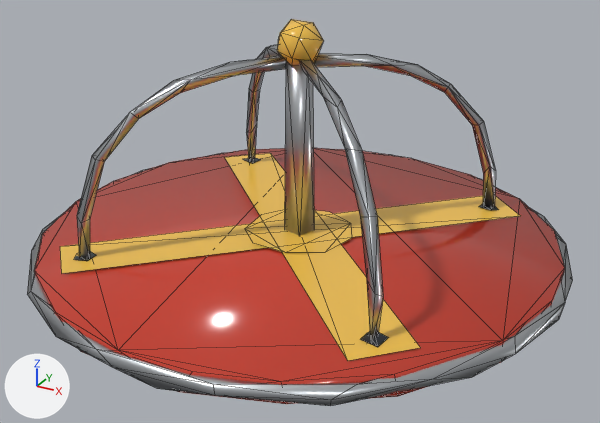
What one commit did to the glTF model web/public/assets/models/playground/merryGoRound.far.glb.
Both versions are drawn from a 50 mm lens placed at (1.357, -2.463, 1.572), pointed at (0.034, -0.058, 0.369). The axes (+X, +Y, +Z) are drawn at lower left. The lights are the same throughout. The picture after the commit comes second. Mesh edges are drawn as thin lines.

Names of what the first picture shows: 'merryGoRound_far'.
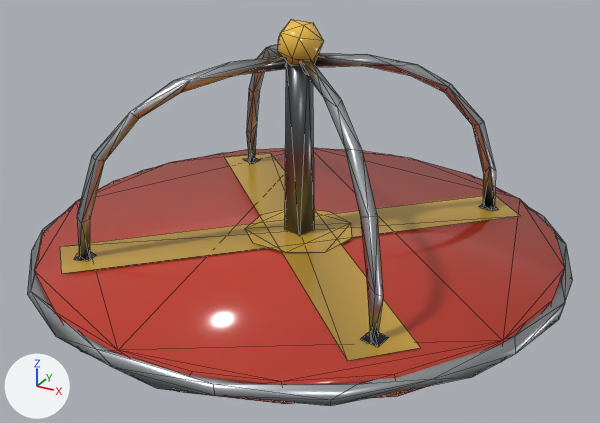
Where the change shows, as pixel boxes (x1, y1, x2, y2) in the pictures (600 x 423 px; the box of a moved part takes in the faces that stretch with it):
'merryGoRound_far', recoloured, reshaped (darker)
    both: (27, 19, 573, 406)
part 1 of me_merrygoround_far, moved or reshaped
    both: (277, 19, 324, 66)

What changed in the scene script:
```text
Change mat_steel:
    where n0 = _N.new('ShaderNodeBsdfPrincipled'); n0.name = 'Principled BSDF'
    remove n0.inputs[0].default_value = (0.107, 0.12, 0.138, 1.0)  # 'Base Color', dark grey #5c6168
    add n2 = _N.new('ShaderNodeMix'); n2.name = 'Mix'
    add n2.data_type = 'RGBA'
    add n2.blend_type = 'MULTIPLY'
    add n2.inputs[0].default_value = 1.0  # 'Factor'
    add n2.inputs[7].default_value = (0.107, 0.12, 0.138, 1.0)  # 'B', dark grey #5c6168
    add n3 = _N.new('ShaderNodeVertexColor'); n3.name = 'Color Attribute'
    add _L.new(n2.outputs[2], n0.inputs[0])  # 'Result' to 'Base Color'
    add _L.new(n3.outputs[0], n2.inputs[6])  # 'Color' to 'A'
Change mat_platform:
    where n0 = _N.new('ShaderNodeBsdfPrincipled'); n0.name = 'Principled BSDF'
    remove n0.inputs[0].default_value = (0.578, 0.0513, 0.0284, 1.0)  # 'Base Color', red #c8402f
    add n2 = _N.new('ShaderNodeMix'); n2.name = 'Mix'
    add n2.data_type = 'RGBA'
    add n2.blend_type = 'MULTIPLY'
    add n2.inputs[0].default_value = 1.0  # 'Factor'
    add n2.inputs[7].default_value = (0.578, 0.0513, 0.0284, 1.0)  # 'B', red #c8402f
    add n3 = _N.new('ShaderNodeVertexColor'); n3.name = 'Color Attribute'
    add _L.new(n2.outputs[2], n0.inputs[0])  # 'Result' to 'Base Color'
    add _L.new(n3.outputs[0], n2.inputs[6])  # 'Color' to 'A'
Change mat_rail:
    where n0 = _N.new('ShaderNodeBsdfPrincipled'); n0.name = 'Principled BSDF'
    remove n0.inputs[0].default_value = (0.546, 0.571, 0.597, 1.0)  # 'Base Color', light grey #c3c7cb
    add n2 = _N.new('ShaderNodeMix'); n2.name = 'Mix'
    add n2.data_type = 'RGBA'
    add n2.blend_type = 'MULTIPLY'
    add n2.inputs[0].default_value = 1.0  # 'Factor'
    add n2.inputs[7].default_value = (0.546, 0.571, 0.597, 1.0)  # 'B', light grey #c3c7cb
    add n3 = _N.new('ShaderNodeVertexColor'); n3.name = 'Color Attribute'
    add _L.new(n2.outputs[2], n0.inputs[0])  # 'Result' to 'Base Color'
    add _L.new(n3.outputs[0], n2.inputs[6])  # 'Color' to 'A'
Change mat_deck:
    where n0 = _N.new('ShaderNodeBsdfPrincipled'); n0.name = 'Principled BSDF'
    remove n0.inputs[0].default_value = (0.888, 0.533, 0.0762, 1.0)  # 'Base Color', yellow #f2c14e
    add n2 = _N.new('ShaderNodeMix'); n2.name = 'Mix'
    add n2.data_type = 'RGBA'
    add n2.blend_type = 'MULTIPLY'
    add n2.inputs[0].default_value = 1.0  # 'Factor'
    add n2.inputs[7].default_value = (0.888, 0.533, 0.0762, 1.0)  # 'B', yellow #f2c14e
    add n3 = _N.new('ShaderNodeVertexColor'); n3.name = 'Color Attribute'
    add _L.new(n2.outputs[2], n0.inputs[0])  # 'Result' to 'Base Color'
    add _L.new(n3.outputs[0], n2.inputs[6])  # 'Color' to 'A'
Change me_merrygoround_far:
    where me_merrygoround_far.from_pydata(...)  # 399 vertices, 713 faces; spans x -0.98..0.98, y -0.98..0.98, z 0.0..1.04
    me_merrygoround_far part 1
    me_merrygoround_far.vertices[384].co: (0.03, 0.06, 0.91) -> (0.03, 0.04, 1.03)  # not seen -> pixel (313, 22)
    me_merrygoround_far.vertices[385].co: (0.03, 0.04, 1.03) -> (0.05, 0.01, 0.89)  # pixel (313, 22) -> pixel (314, 64)
    me_merrygoround_far.vertices[386].co: (0.05, 0.01, 0.89) -> (0.06, -0.03, 0.91)  # pixel (314, 64) -> pixel (312, 61)
    me_merrygoround_far.vertices[387].co: (0.06, -0.03, 0.91) -> (0.03, -0.03, 1.03)  # pixel (312, 61) -> pixel (303, 25)
    me_merrygoround_far.vertices[388].co: (0.03, -0.03, 1.03) -> (0.01, -0.08, 0.93)  # pixel (303, 25) -> pixel (292, 58)
    me_merrygoround_far.vertices[389].co: (0.01, -0.08, 0.93) -> (0.04, -0.07, 0.99)  # pixel (292, 58) -> pixel (299, 38)
    me_merrygoround_far.vertices[390].co: (0.04, -0.07, 0.99) -> (-0.05, -0.06, 0.94)  # pixel (299, 38) -> pixel (277, 51)
    me_merrygoround_far.vertices[391].co: (-0.05, -0.06, 0.94) -> (-0.01, -0.04, 0.89)  # pixel (277, 51) -> pixel (291, 66)
    me_merrygoround_far.vertices[392].co: (-0.01, -0.04, 0.89) -> (-0.04, -0.06, 1.0)  # pixel (291, 66) -> pixel (280, 32)
    me_merrygoround_far.vertices[393].co: (-0.04, -0.06, 1.0) -> (-0.08, 0.0, 0.97)  # pixel (280, 32) -> pixel (278, 36)
    me_merrygoround_far.vertices[394].co: (-0.08, 0.0, 0.97) -> (-0.07, -0.01, 0.91)  # pixel (278, 36) -> not seen
    me_merrygoround_far.vertices[395].co: (-0.07, -0.01, 0.91) -> (-0.04, 0.05, 1.01)
    me_merrygoround_far.vertices[397].co: (-0.04, 0.05, 1.01) -> (-0.02, 0.02, 0.88)
    me_merrygoround_far.vertices[398].co: (-0.02, 0.02, 0.88) -> (0.03, 0.06, 0.91)
```
